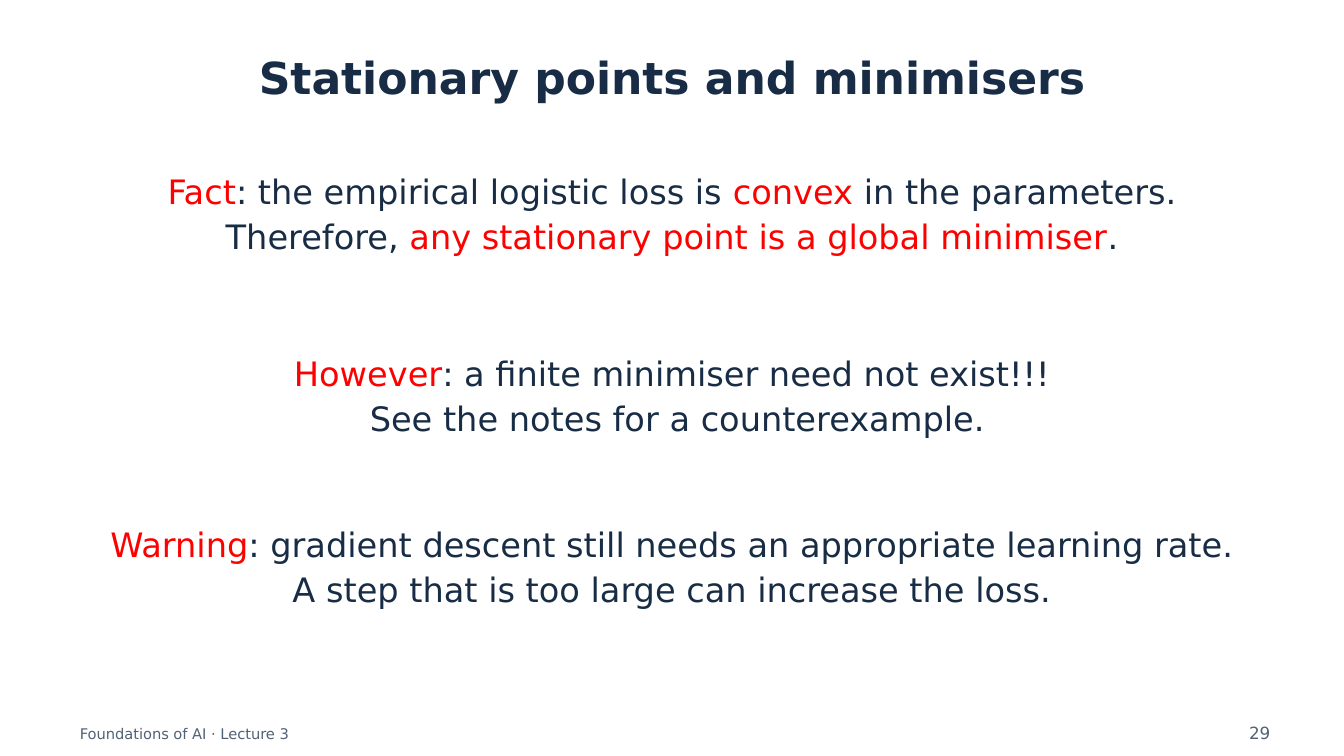
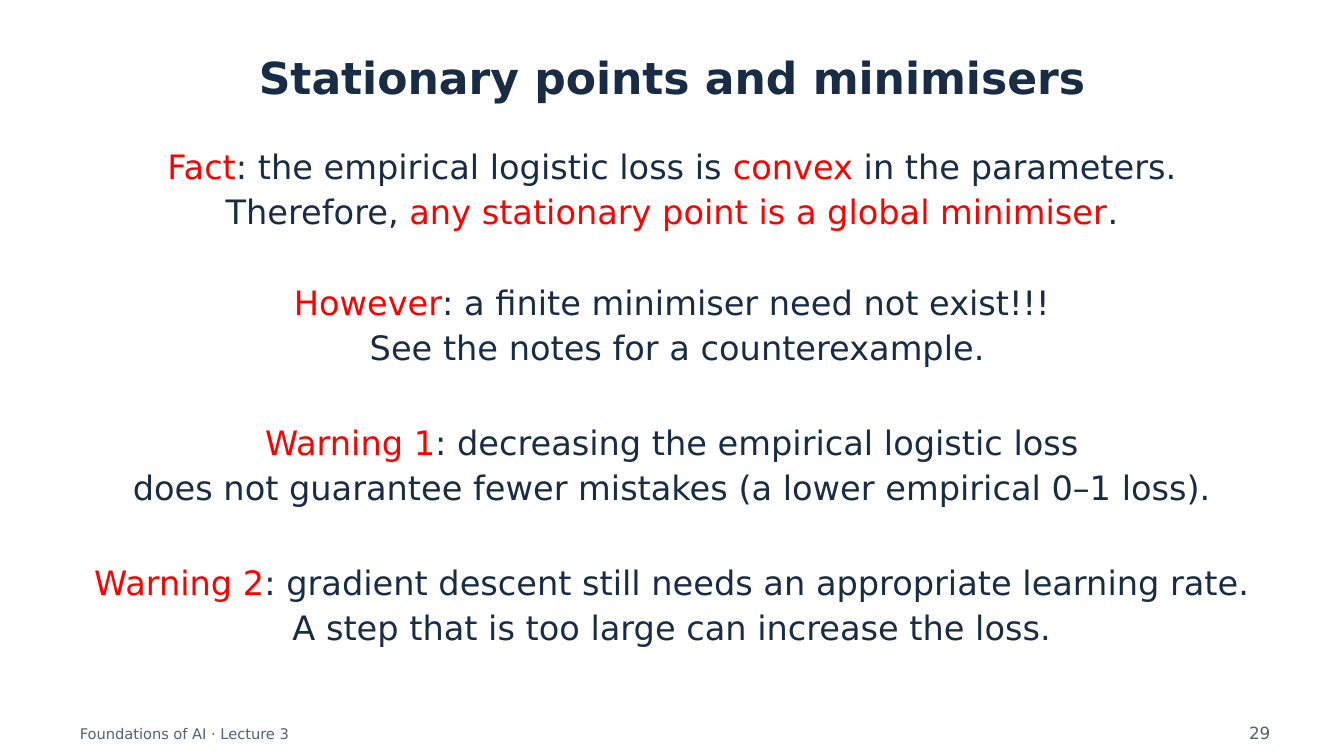
Before and after one commit to semtm0051/2026_27, a slide deck: slide 29 of Week_03/Slides/Week_03 - Slides.pptx. Drawn at 1344x756 pixels with LibreOffice and Linux fonts; fonts in the diff are those of the drawing. Boxes give left, top, right and bottom in pixels: in the first picture for what was removed or moved away, otherwise in the second. Text is boxed around its words. In the diff, an @@ line names an element or a change of style, - is before the commit and + after.

```diff
--- a/Week_03/Slides/Week_03 - Slides.pptx
+++ b/Week_03/Slides/Week_03 - Slides.pptx
@@ text "Fact: the empirical logistic loss ...": place and size @@
-text "Fact: the empirical logistic loss ..." at bbox=[168, 178, 1176, 256]
+text "Fact: the empirical logistic loss ..." at bbox=[167, 153, 1176, 231]
@@ text "However: a finite minimiser need ...": place and size @@
-text "However: a finite minimiser need ..." at bbox=[294, 360, 1049, 438]
+text "However: a finite minimiser need ..." at bbox=[294, 289, 1049, 367]
@@ text added at bbox=[133, 429, 1211, 507], 24 pt, text #182D45 @@
+Warning 1: decreasing the empirical logistic loss
+does not guarantee fewer mistakes (a lower empirical 0–1 loss).
@@ text "Warning 2: gradient descent still ...": place and size @@
-text "Warning 2: gradient descent still ..." at bbox=[110, 531, 1233, 609]
+text "Warning 2: gradient descent still ..." at bbox=[94, 569, 1249, 647]
@@ text at bbox=[94, 569, 1249, 602]: text changed @@
-Warning: gradient descent still needs an appropriate learning rate.
+Warning 2: gradient descent still needs an appropriate learning rate.
```
Also in this commit, not shown: 11 other slides changed, 1 slide removed, 1 other file.
